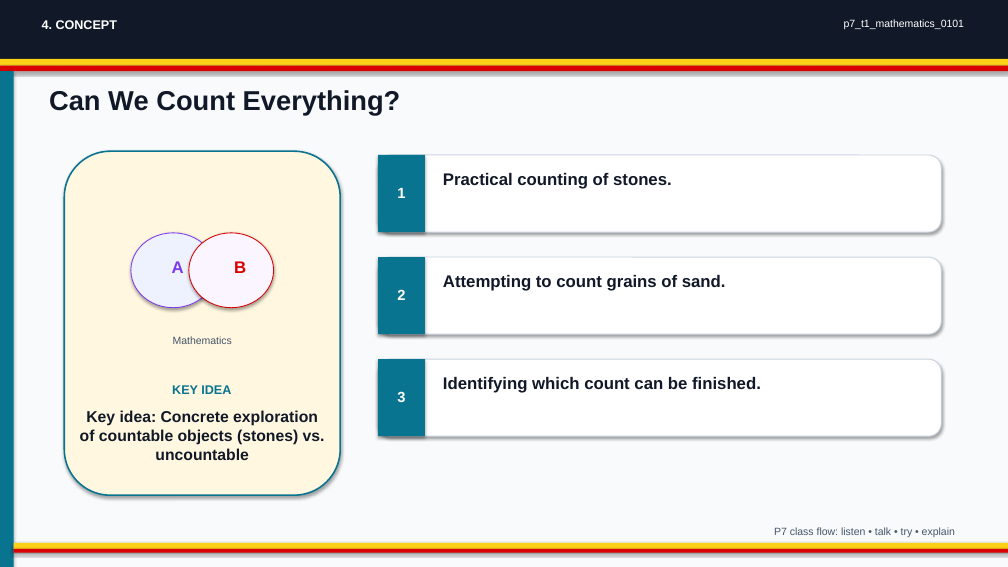
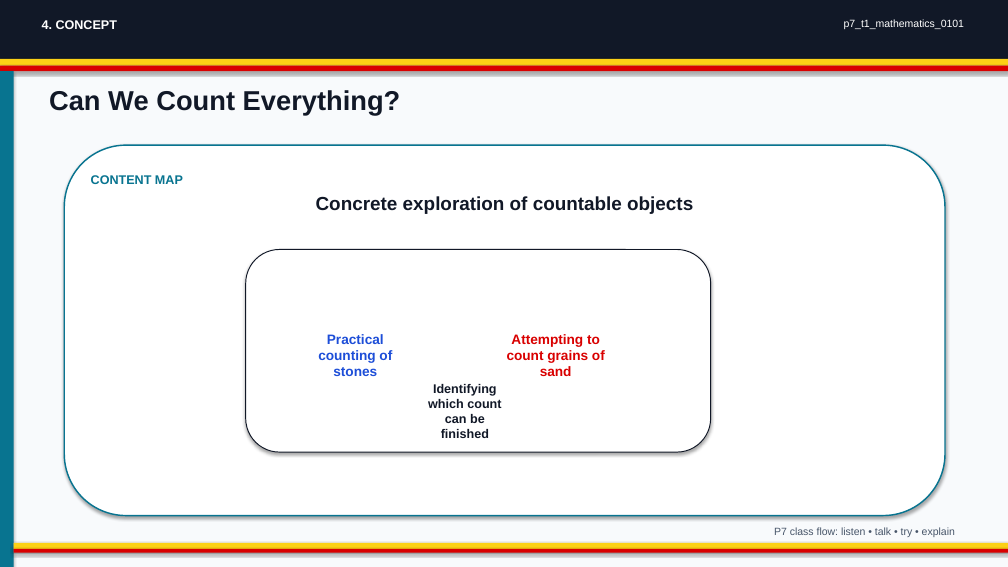
Before and after one commit to yousunjung84-edu/uganda-p7-mvp-20260629, a slide deck: slide 4 of uganda-p7-mvp/p7_t1_mathematics_0101/p7_t1_mathematics_0101.pptx. Drawn at 1008x567 pixels with LibreOffice and Linux fonts; fonts in the diff are those of the drawing. Boxes give left, top, right and bottom in pixels: in the first picture for what was removed or moved away, otherwise in the second. Text is boxed around its words. In the diff, an @@ line names an element or a change of style, - is before the commit and + after.

```diff
--- a/uganda-p7-mvp/p7_t1_mathematics_0101/p7_t1_mathematics_0101.pptx
+++ b/uganda-p7-mvp/p7_t1_mathematics_0101/p7_t1_mathematics_0101.pptx
@@ rounded rectangle "CONTENT MAP": place and size @@
-rounded rectangle "CONTENT MAP" at bbox=[64, 151, 340, 495]
+rounded rectangle "CONTENT MAP" at bbox=[64, 145, 945, 516]
@@ rounded rectangle "CONTENT MAP" at bbox=[64, 145, 945, 516]: fill #FFF7E0 to #FFFFFF; outline #087490 1.5 pt to #087490 1.35 pt @@
@@ text in rounded rectangle at bbox=[91, 175, 183, 184]: text added @@
+CONTENT MAP
@@ rounded rectangle removed at bbox=[378, 155, 941, 232] @@
@@ rectangle removed at bbox=[378, 155, 425, 232] @@
@@ text at bbox=[316, 196, 693, 214]: text changed; size 15 to 18 pt @@
-Key idea: Concrete exploration of countable objects (stones) vs. uncountable
+Concrete exploration of countable objects
@@ text removed at bbox=[397, 188, 405, 198] @@
-1
@@ ellipse removed at bbox=[131, 233, 216, 308] @@
@@ text removed at bbox=[172, 261, 184, 273] @@
-A
@@ text removed at bbox=[234, 261, 246, 273] @@
-B
@@ rounded rectangle added at bbox=[246, 250, 711, 452], fill #FFFFFF, outline #111827 0.9 pt @@
@@ rounded rectangle removed at bbox=[378, 257, 941, 334] @@
@@ rectangle removed at bbox=[378, 257, 425, 334] @@
@@ ellipse: place and size @@
-ellipse at bbox=[189, 233, 274, 308]
+ellipse at bbox=[291, 270, 484, 433]
@@ ellipse at bbox=[291, 270, 484, 433]: fill #FAF5FF to #EEF2FF; outline #D90000 0.8 pt to #1D4ED8 2 pt @@
@@ text removed at bbox=[397, 289, 405, 300] @@
-2
@@ ellipse added at bbox=[446, 270, 639, 433], fill #FEE2E2, outline #D90000 2 pt @@
@@ text removed at bbox=[173, 336, 232, 344] @@
-Mathematics
@@ text at bbox=[318, 334, 392, 376]: text changed; size 16 to 13 pt; text colour #111827 to #1D4ED8 @@
-Practical counting of stones.
+Practical counting of stones
@@ rounded rectangle removed at bbox=[378, 359, 941, 436] @@
@@ rectangle removed at bbox=[378, 359, 425, 436] @@
@@ text at bbox=[507, 334, 605, 376]: text changed; size 16 to 13 pt; text colour #111827 to #D90000 @@
-Attempting to count grains of sand.
+Attempting to count grains of sand
@@ text removed at bbox=[172, 385, 231, 394] @@
-KEY IDEA
@@ text at bbox=[428, 384, 501, 438]: text changed; size 16 to 12 pt @@
-Identifying which count can be finished.
+Identifying which count can be finished
@@ text removed at bbox=[397, 391, 405, 402] @@
-3
```
Also in this commit, not shown: 4 other slides changed, 23 other files.
